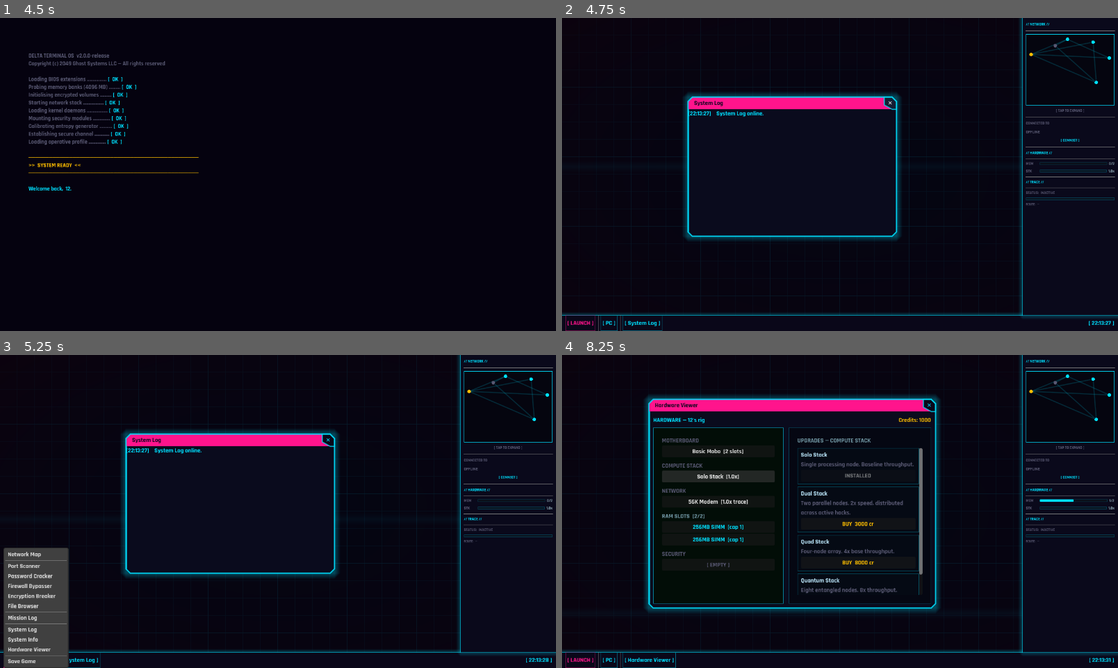
Above: before the commit, frames 1-4 (two rows, left to right).
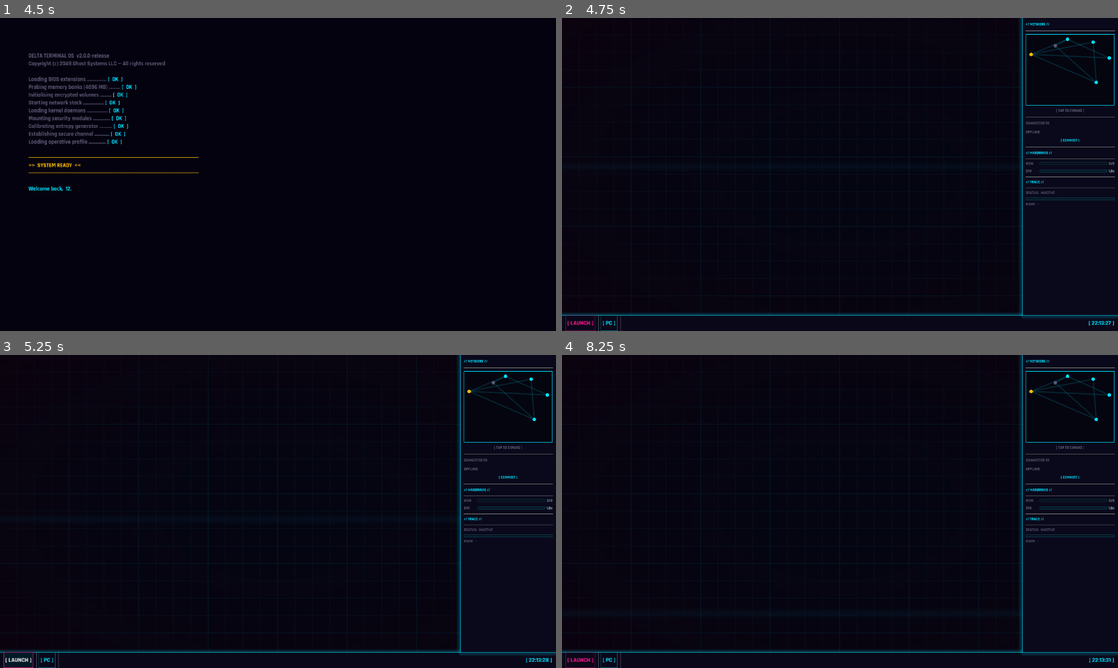
Above: after the commit, the same moments.

Repository: Sub-Xaero/Delta-Terminal-v2
Game: Godot game, scene res://scenes/main_menu.tscn
Two runs of this game, one before a commit and one after it. Both use one fixed random seed, a clock stepped at 60 frames per second and the inputs below.
Inputs (mouse positions are in pixels of both pictures, inside the frame that each line leads up to):
- Up to frame 1 (4.5 s): click "[ NEW GAME ]" at 0.5 s; click (278, 230) at 1.27 s; type "12" at 1.35 s; click "[ CONFIRM ]" at 2 s; tap Enter at 2.75, 4.25 s; move the mouse to (400, 158) at 2.77 s; click (400, 158) at 2.92 s; tap Space at 3.5 s; drag from (166, 190) to (250, 237) at 3.52 s; move the mouse to (333, 105) at 4.27 s; click (333, 105) at 4.42 s
- Up to frame 2 (4.75 s): no input
- Up to frame 3 (5.25 s): click "[ LAUNCH ]" at 5 s
- Up to frame 4 (8.25 s): click "[ LAUNCH ]" at 5.75 s; click (890, 439) at 6.5 s, where only the run before the commit has a clickable "✕"; click "[ PC ]" at 7.25 s; click (717, 477) at 8 s, where only the run before the commit has a clickable "Solo Stack [1.0x]"

Frame 1 is identical in both runs. In frame 2, 3.6% of the frame differs, in the area x 10-61%, y 24-100%; in frame 3, 8.0%; in frame 4, 9.0%, in the area x 10-100%, y 12-100%.
Error after the commit: Parse Error: Cannot infer the type of "required" variable because the value doesn't have a set type. (res://scenes/desktop/desktop.gd:92)

Commit message:
Add tools-as-files exe gate to desktop tool spawning

Diff:
--- a/scenes/desktop/desktop.gd
+++ b/scenes/desktop/desktop.gd
@@ -12,6 +12,19 @@
 const FileBrowserScene        := preload("res://scenes/tools/file_browser.tscn")
 const EncryptionBreakerScene  := preload("res://scenes/tools/encryption_breaker.tscn")
 const HardwareViewerScene     := preload("res://scenes/tools/hardware_viewer.tscn")
+
+# ── Tools-as-files gate ──────────────────────────────────────────────────────
+# Maps tool names to the executable file the player must possess in local_storage.
+# Tools NOT listed here are always available (ungated).
+const TOOL_EXE_REQUIREMENTS: Dictionary = {
+	"Password Cracker": "password_cracker.exe",
+	"Port Scanner": "port_scanner.exe",
+	"Firewall Bypasser": "firewall_bypass.exe",
+	"Encryption Breaker": "encryption_breaker.exe",
+	"Log Deleter": "log_deleter.exe",
+	"Exploit Installer": "exploit_installer.exe",
+	"Credential Manager": "credential_manager.exe",
+}
 
 @onready var window_manager: WindowManager = $WindowLayer
 @onready var context_menu: PopupMenu = $ContextMenu
@@ -73,6 +86,13 @@
 	context_menu.popup()
 
 
+func _has_exe(tool_name: String) -> bool:
+	if tool_name not in TOOL_EXE_REQUIREMENTS:
+		return true  # ungated tool
+	var required := TOOL_EXE_REQUIREMENTS[tool_name]
+	return required in GameManager.player_data.get("local_storage", [])
+
+
 func _on_open_tool_requested(tool_name: String) -> void:
 	match tool_name:
 		"Network Map":
@@ -91,18 +111,30 @@
 		0:
 			window_manager.spawn_tool_window(NetworkMapScene, "Network Map")
 		1:
+			if not _has_exe("Password Cracker"):
+				EventBus.log_message.emit("Missing executable: %s" % TOOL_EXE_REQUIREMENTS["Password Cracker"], "error")
+				return
 			window_manager.spawn_tool_window(PasswordCrackerScene, "Password Cracker")
 		3:
 			window_manager.spawn_tool_window(SystemLogScene, "System Log")
 		5:
+			if not _has_exe("Port Scanner"):
+				EventBus.log_message.emit("Missing executable: %s" % TOOL_EXE_REQUIREMENTS["Port Scanner"], "error")
+				return
 			window_manager.spawn_tool_window(PortScannerScene, "Port Scanner")
 		6:
 			window_manager.spawn_tool_window(MissionLogScene, "Mission Log")
 		7:
 			window_manager.spawn_tool_window(FileBrowserScene, "File Browser")
 		9:
+			if not _has_exe("Firewall Bypasser"):
+				EventBus.log_message.emit("Missing executable: %s" % TOOL_EXE_REQUIREMENTS["Firewall Bypasser"], "error")
+				return
 			window_manager.spawn_tool_window(FirewallBypasserScene, "Firewall Bypasser")
 		10:
+			if not _has_exe("Encryption Breaker"):
+				EventBus.log_message.emit("Missing executable: %s" % TOOL_EXE_REQUIREMENTS["Encryption Breaker"], "error")
+				return
 			window_manager.spawn_tool_window(EncryptionBreakerScene, "Encryption Breaker")
 		11:
 			window_manager.spawn_tool_window(HardwareViewerScene, "Hardware Viewer")
